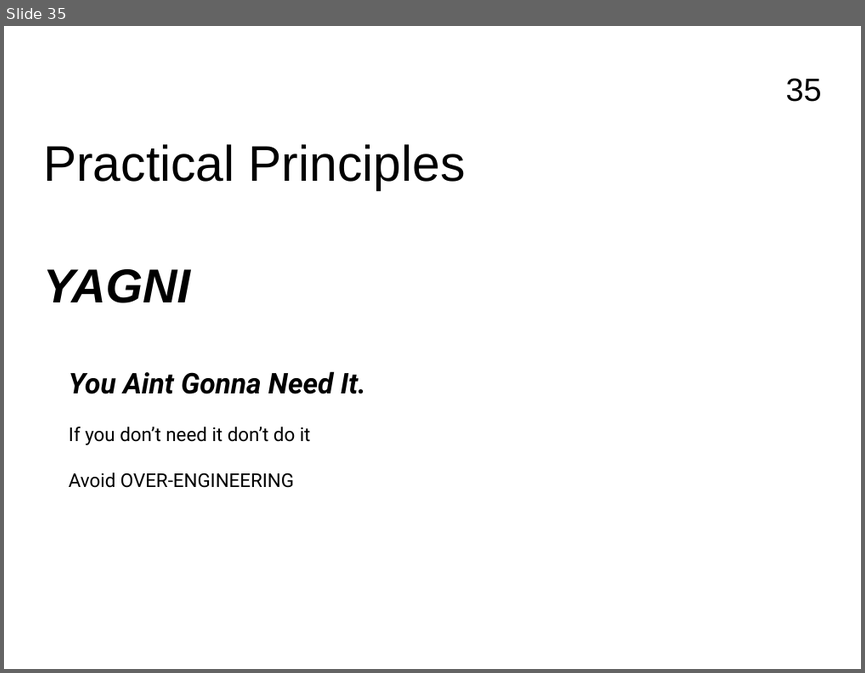
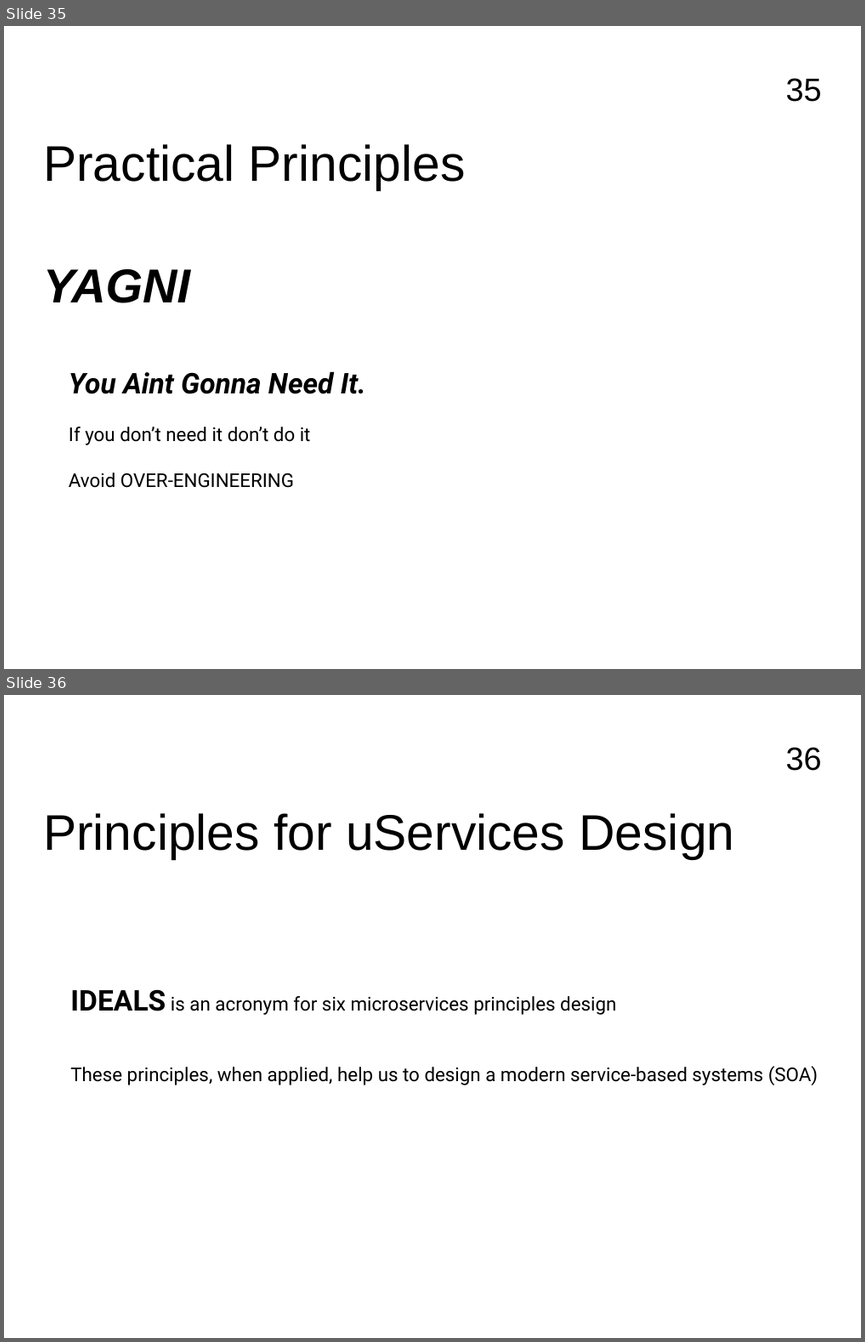
Before and after one commit to FrancoMelandri/SOLID, a slide deck: docs/solid.pptx. Shown one above the other, each under a label of ours: slide 35 before the commit, slides 35 and 36 after it. The pictures are 865x673 and 865x1342 pixels, drawn with LibreOffice and Linux fonts; fonts in the diff are those of the drawing. Boxes give left, top, right and bottom in pixels: in the first picture for what was removed or moved away, otherwise in the second. Text is boxed around its words. In the diff, an @@ line names an element or a change of style, - is before the commit and + after.

```diff
--- a/docs/solid.pptx
+++ b/docs/solid.pptx
@@ slide 36 added at (x1=4, y1=695, x2=861, y2=1338), background #FFFFFF; not listed: 1 template element that a slide beside it also shows @@
@@ text added at (x1=43, y1=813, x2=734, y2=859), 42 pt, text #000000 @@
+Principles for uServices Design
@@ text added at (x1=70, y1=989, x2=817, y2=1085), 16 pt, text #000000 @@
+IDEALS is an acronym for six microservices principles design
+These principles, when applied, help us to design a modern service-based systems (SOA)
```
Also in this commit, not shown: 3 slides changed, 6 other slides added.
